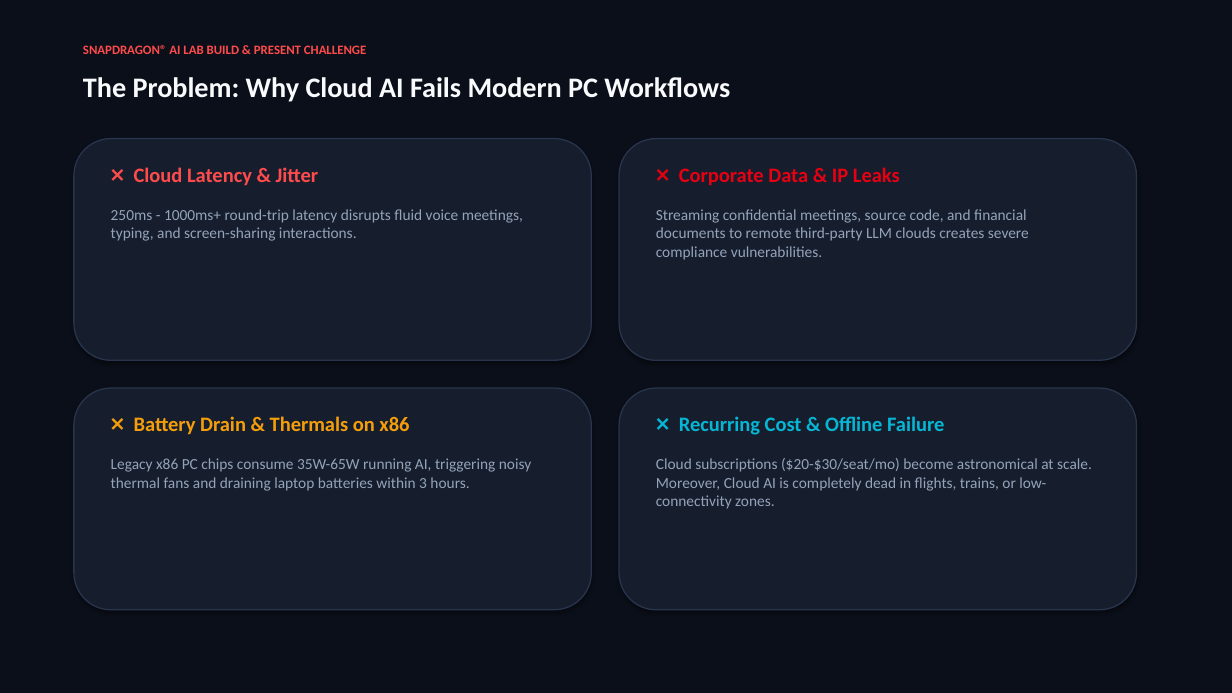
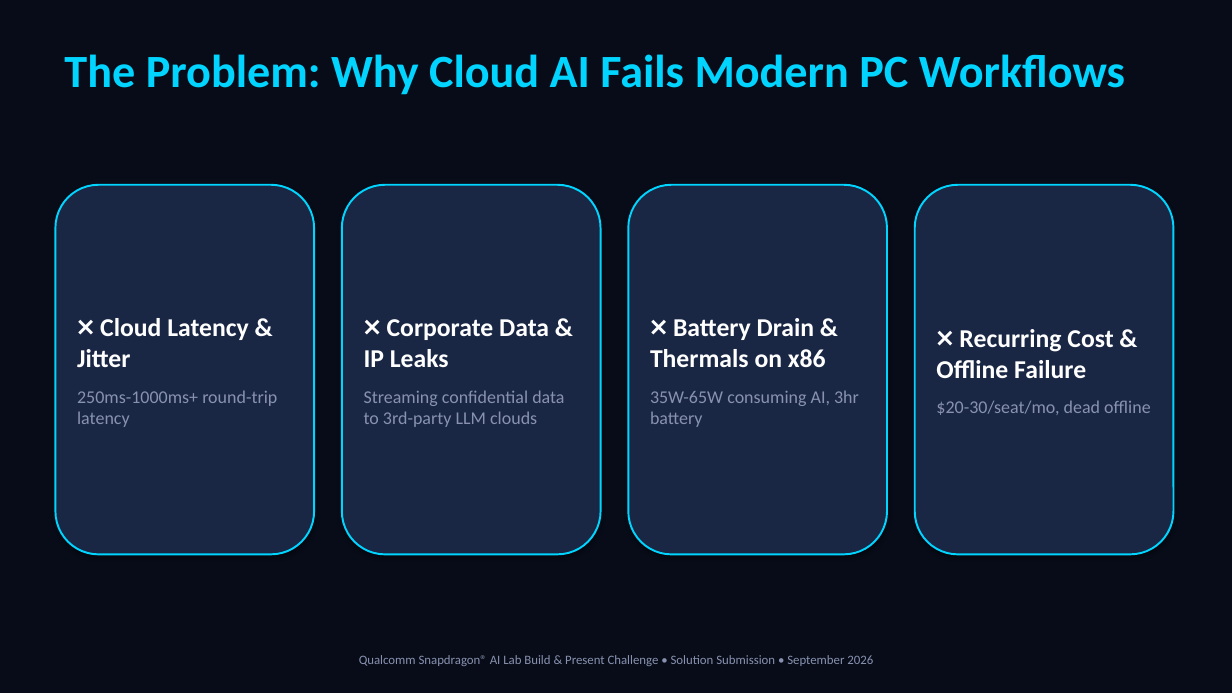
Before and after one commit to AnuragKannojiya/OmniSnap-AI, a slide deck: slide 2 of OmniSnap_AI_Pitch_Deck.pptx. Drawn at 1232x693 pixels with LibreOffice and Linux fonts; fonts in the diff are those of the drawing. Boxes give left, top, right and bottom in pixels: in the first picture for what was removed or moved away, otherwise in the second. Text is boxed around its words. In the diff, an @@ line names an element or a change of style, - is before the commit and + after.

```diff
--- a/OmniSnap_AI_Pitch_Deck.pptx
+++ b/OmniSnap_AI_Pitch_Deck.pptx
@@ rectangle at [0,0,1232,693]: fill #0B0F19 to #080C18; outline none to #080C18 0.75 pt @@
@@ text "The Problem: Why Cloud AI ...": place and size @@
-text "The Problem: Why Cloud AI ..." at [83,77,730,102]
+text "The Problem: Why Cloud AI ..." at [64,54,1125,95]
@@ text "The Problem: Why Cloud AI ..." at [64,54,1125,95]: size 22 to 36 pt, text colour #F8FAFC to #00D4FF @@
@@ text removed at [111,167,523,241] @@
-❌ Cloud Latency & Jitter
-250ms - 1000ms+ round-trip latency disrupts fluid voice meetings, typing, and screen-sharing interactions.
@@ text removed at [656,167,1029,260] @@
-❌ Corporate Data & IP Leaks
-Streaming confidential meetings, source code, and financial documents to remote third-party LLM clouds creates severe compliance vulnerabilities.
@@ rounded rectangle "❌ Cloud Latency & Jitter" at [55,185,314,555]: fill #161E2E to #1A2744; outline #28354C 1 pt to #00D4FF 1.5 pt @@
@@ rounded rectangle "❌ Cloud Latency & Jitter": place and size @@
-rounded rectangle "❌ Cloud Latency & Jitter" at [74,139,592,360]
+rounded rectangle "❌ Cloud Latency & Jitter" at [55,185,314,555]
@@ rounded rectangle added at [342,185,601,555], fill #1A2744, outline #00D4FF 1.5 pt, 14 pt, text #8892B0 @@
+❌ Corporate Data & IP Leaks
+Streaming confidential data to 3rd-party LLM clouds
@@ rounded rectangle "❌ Battery Drain & Thermals ...": place and size @@
-rounded rectangle "❌ Battery Drain & Thermals ..." at [619,139,1137,360]
+rounded rectangle "❌ Battery Drain & Thermals ..." at [628,185,887,555]
@@ rounded rectangle "❌ Battery Drain & Thermals ..." at [628,185,887,555]: fill #161E2E to #1A2744; outline #28354C 1 pt to #00D4FF 1.5 pt @@
@@ rounded rectangle added at [915,185,1174,555], fill #1A2744, outline #00D4FF 1.5 pt, 20 pt, text #FFFFFF, bold @@
+❌ Recurring Cost & Offline Failure
+$20-30/seat/mo, dead offline
@@ text in rounded rectangle at [77,318,277,427]: text added @@
+❌ Cloud Latency & Jitter
+250ms-1000ms+ round-trip latency
@@ text in rounded rectangle at [650,318,859,427]: text added @@
+❌ Battery Drain & Thermals on x86
+35W-65W consuming AI, 3hr battery
@@ rounded rectangle removed at [74,388,592,610] @@
@@ rounded rectangle removed at [619,388,1137,610] @@
@@ text removed at [111,416,531,491] @@
-❌ Battery Drain & Thermals on x86
-Legacy x86 PC chips consume 35W-65W running AI, triggering noisy thermal fans and draining laptop batteries within 3 hours.
@@ text removed at [656,416,1092,509] @@
-❌ Recurring Cost & Offline Failure
-Cloud subscriptions ($20-$30/seat/mo) become astronomical at scale. Moreover, Cloud AI is completely dead in flights, trains, or low-connectivity zones.
@@ text at [359,655,873,666]: text changed; text colour #FF4B4B to #8892B0; bold off @@
-SNAPDRAGON® AI LAB BUILD & PRESENT CHALLENGE
+Qualcomm Snapdragon® AI Lab Build & Present Challenge • Solution Submission • September 2026
```
Also in this commit, not shown: 9 other slides changed, 8 other files.
